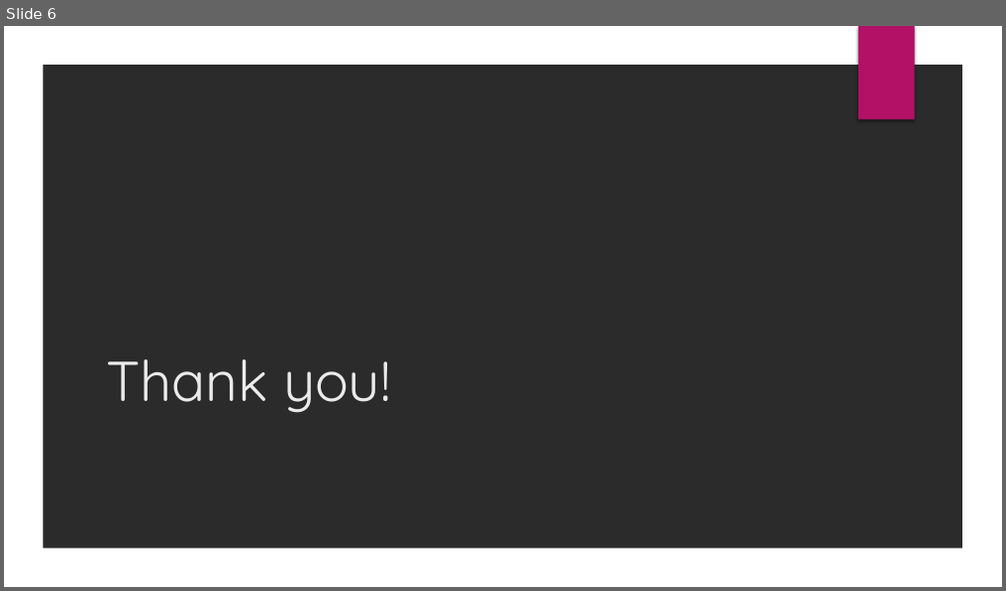
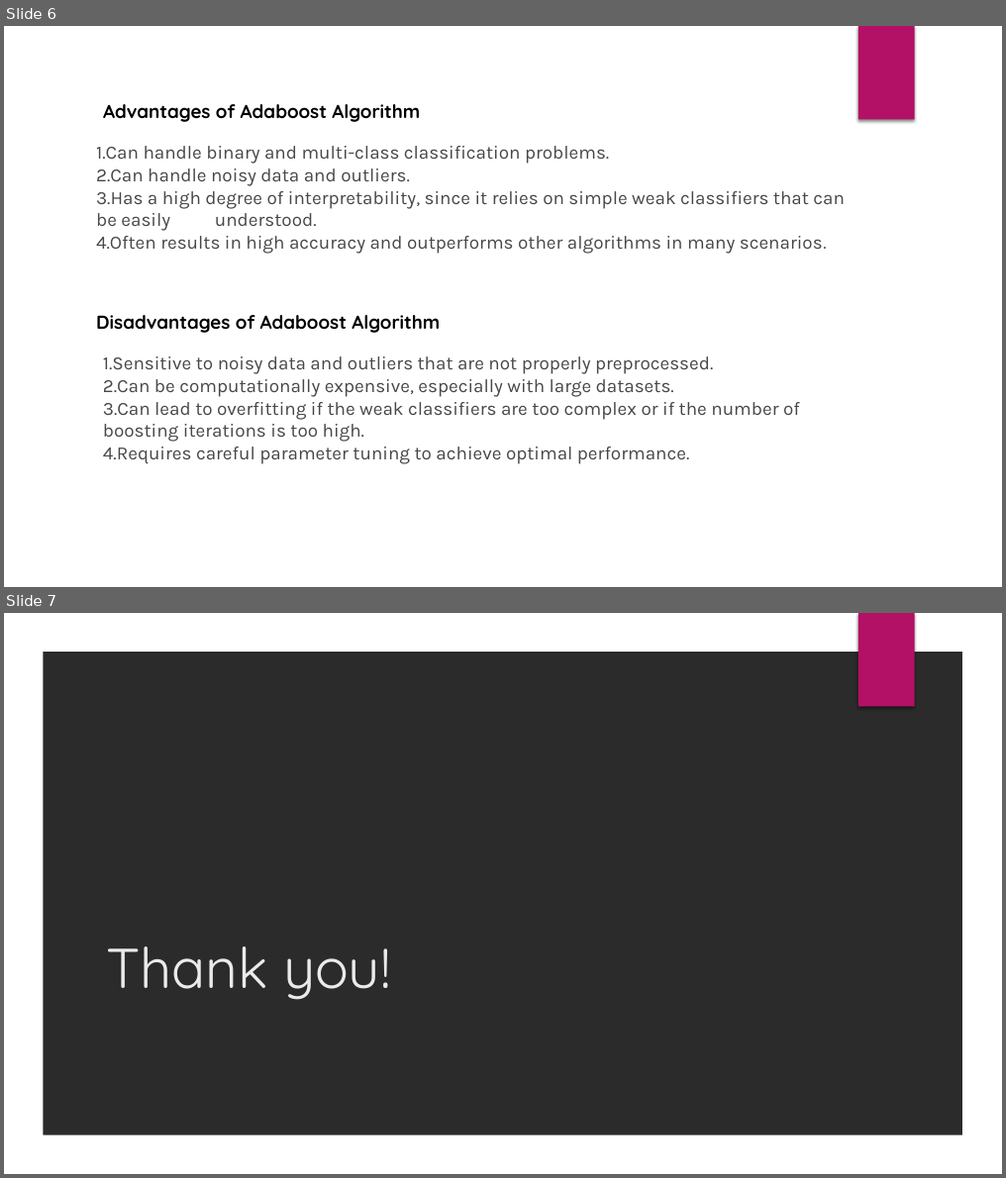
Before and after one commit to DillibabuAI/RegressionAssignment, a slide deck: AdaboostRegression_PPT.pptx. Shown one above the other, each under a label of ours: slide 6 before the commit, slides 6 and 7 after it. The pictures are 1006x591 and 1006x1178 pixels, drawn with LibreOffice and Linux fonts; fonts in the diff are those of the drawing; background and template pictures are left out; a plain dark background stands for a picture behind light text. Boxes give left, top, right and bottom in pixels: in the first picture for what was removed or moved away, otherwise in the second. Text is boxed around its words. In the diff, an @@ line names an element or a change of style, - is before the commit and + after.

```diff
--- a/AdaboostRegression_PPT.pptx
+++ b/AdaboostRegression_PPT.pptx
@@ slide 6 added at box(4, 26, 1002, 587), background #FFFFFF; not listed: 1 template element that a slide beside it also shows @@
@@ text added at box(103, 104, 420, 122), 18 pt, text #000000, bold @@
+Advantages of Adaboost Algorithm
@@ text added at box(96, 146, 845, 254), 18 pt, text #474747 @@
+1. Can handle binary and multi-class classification problems.
+2. Can handle noisy data and outliers.
+3. Has a high degree of interpretability, since it relies on simple weak classifiers that can be easily understood.
+4. Often results in high accuracy and outperforms other algorithms in many scenarios.
@@ text added at box(96, 315, 440, 333), 18 pt, text #000000, bold @@
+Disadvantages of Adaboost Algorithm
@@ text added at box(103, 357, 800, 465), 18 pt, text #474747 @@
+1. Sensitive to noisy data and outliers that are not properly preprocessed.
+2. Can be computationally expensive, especially with large datasets.
+3. Can lead to overfitting if the weak classifiers are too complex or if the number of boosting iterations is too high.
+4. Requires careful parameter tuning to achieve optimal performance.
@@ what was slide 6 is now slide 7 @@
```
